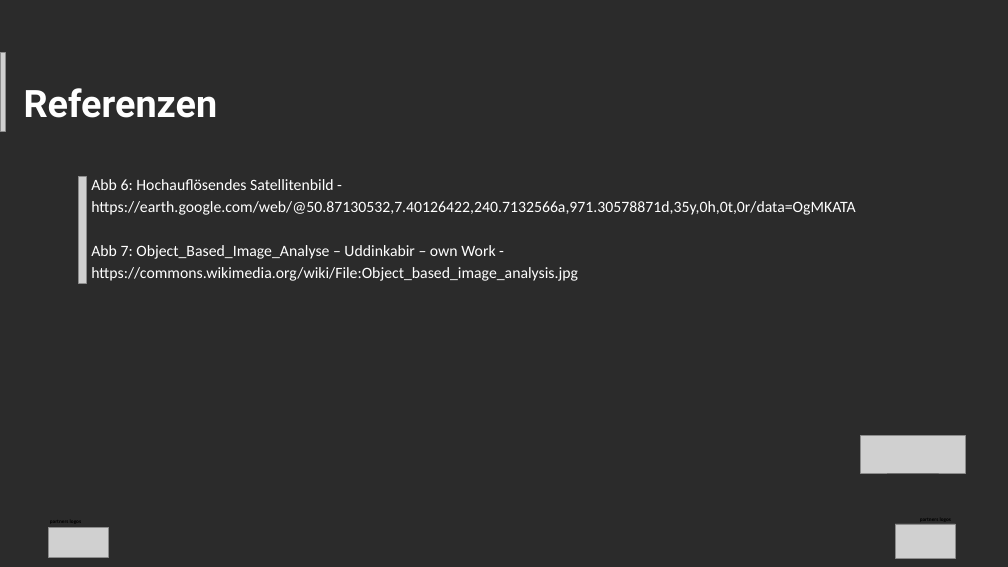
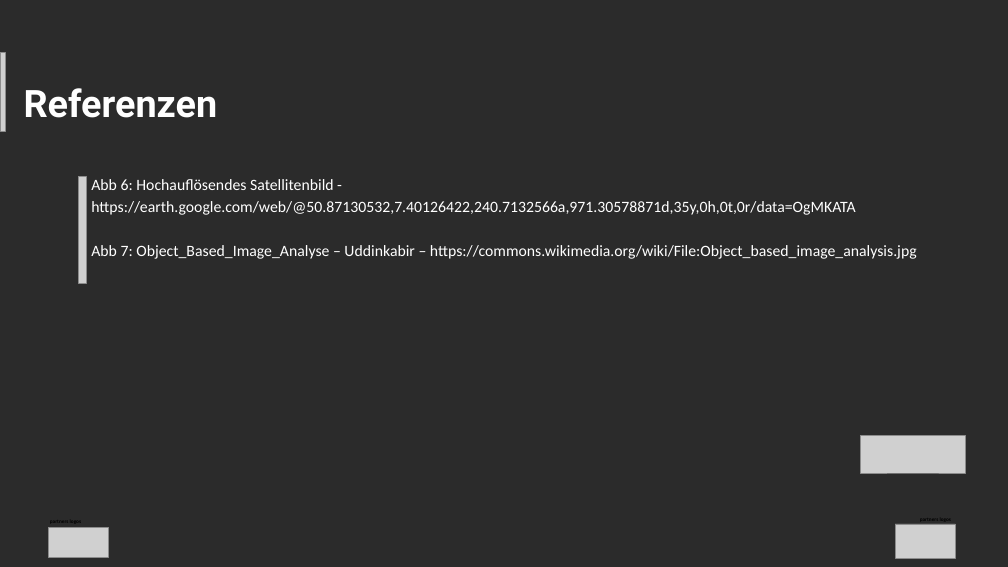
Before and after one commit to oer4sdi/OER-Fernerkundung, a slide deck: slide 19 of Single_Learning_Element/Powerpoint/Einführung/Einfuerung.pptx. Drawn at 1008x567 pixels with LibreOffice and Linux fonts; fonts in the diff are those of the drawing; grey boxes stand for pictures; background and template pictures are left out; a plain dark background stands for a picture behind light text. Boxes give left, top, right and bottom in pixels: in the first picture for what was removed or moved away, otherwise in the second. Text is boxed around its words. In the diff, an @@ line names an element or a change of style, - is before the commit and + after.

```diff
--- a/Single_Learning_Element/Powerpoint/Einführung/Einfuerung.pptx
+++ b/Single_Learning_Element/Powerpoint/Einführung/Einfuerung.pptx
@@ text at (x1=91, y1=245, x2=917, y2=259): text changed @@
-Abb 7: Object_Based_Image_Analyse – Uddinkabir – own Work - https://commons.wikimedia.org/wiki/File:Object_based_image_analysis.jpg
+Abb 7: Object_Based_Image_Analyse – Uddinkabir – https://commons.wikimedia.org/wiki/File:Object_based_image_analysis.jpg
```
Also in this commit, not shown: 1 other slide changed, 15 other files.
